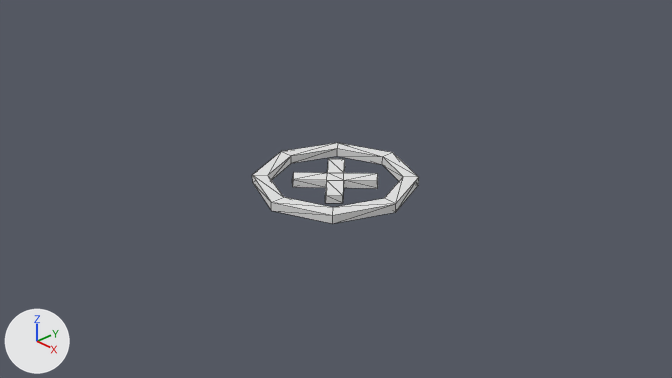
A saved change to the Blender file gfx/atlas.blend.
Camera for both pictures: the file's camera 'Camera'. Lighting does not change. The marker at lower left points along +X, +Y and +Z. Mesh edges are drawn as thin lines.

Objects in the first picture: 'Cross', 'Marker'.
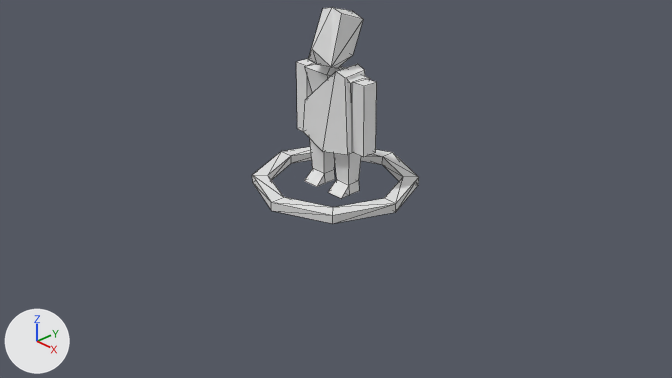
What changed in the scene script:
```text
Add me_cylinder_002:
    me_cylinder_002.from_pydata([(-5.14, -0.86, 5.16), (-5.09, -0.86, 12.8), (-5.14, 0.86, 5.16), (-5.09, 0.86, 12.8), (-3.43, -0.86, 5.14), (-3.38, -0.86, 12.79), (-3.43, 0.86, 5.14), (-3.38, 0.86, 12.79)], [], [(0, 1, 3, 2), (2, 3, 7, 6), (6, 7, 5, 4), (4, 5, 1, 0), (2, 6, 4, 0), (7, 3, 1, 5)])
Add me_cube_002:
    me_cube_002.from_pydata(...)  # 28 vertices, 30 faces; spans x -1.32..1.32, y -2.58..1.23, z -2.94..0.85
Add me_cube_001:
    me_cube_001.from_pydata(...)  # 14 vertices, 14 faces; spans x 0.61..3.12, y -1.0..1.91, z 0.0..2.82
Add me_cube:
    me_cube.from_pydata(...)  # 12 vertices, 10 faces; spans x -0.81..0.83, y -0.48..0.45, z -0.99..1.05
Change ob_cross:
    add ob_cross.hide_set(True)
Add ob_arm:
    ob_arm = bpy.data.objects.new('Arm', me_cylinder_002)
    ob_arm.location = (0.0, 0.0, 0.0)
    ob_arm.rotation_euler = (0.0, 0.0, -3.142)  # degrees (0, 0, -180)
    ob_arm.scale = (0.111, 0.111, 0.111)
    _m = ob_arm.modifiers.new('Mirror', 'MIRROR')
Add ob_head:
    ob_head = bpy.data.objects.new('Head', me_cube_002)
    ob_head.location = (0.0, 0.0, 1.903)
    ob_head.rotation_euler = (0.485, 0.0, -3.142)  # degrees (28, 0, -180)
    ob_head.scale = (0.326, 0.193, 0.326)
Add ob_leg:
    ob_leg = bpy.data.objects.new('Leg', me_cube_001)
    ob_leg.location = (0.0, 0.0, 0.0)
    ob_leg.rotation_euler = (0.0, 0.0, -3.142)  # degrees (0, 0, -180)
    ob_leg.scale = (0.114, 0.112, 0.243)
    _m = ob_leg.modifiers.new('Mirror', 'MIRROR')
Add ob_dress:
    ob_dress = bpy.data.objects.new('Dress', me_cube)
    ob_dress.location = (0.0, 0.0, 1.0)
    ob_dress.rotation_euler = (0.0, 0.0, -3.142)  # degrees (0, 0, -180)
    ob_dress.scale = (0.5, 0.5, 0.5)
```

Changed parts and their boxes (x1, y1, x2, y2) in the pictures (672 x 378 px):
'Dress', added
    after: (303, 64, 365, 155)
'Head', added
    after: (304, 7, 370, 99)
'Arm', added
    after: (296, 59, 377, 157)
'Leg', added
    after: (304, 138, 361, 198)
'Cross', hidden
    before: (292, 159, 378, 203)
